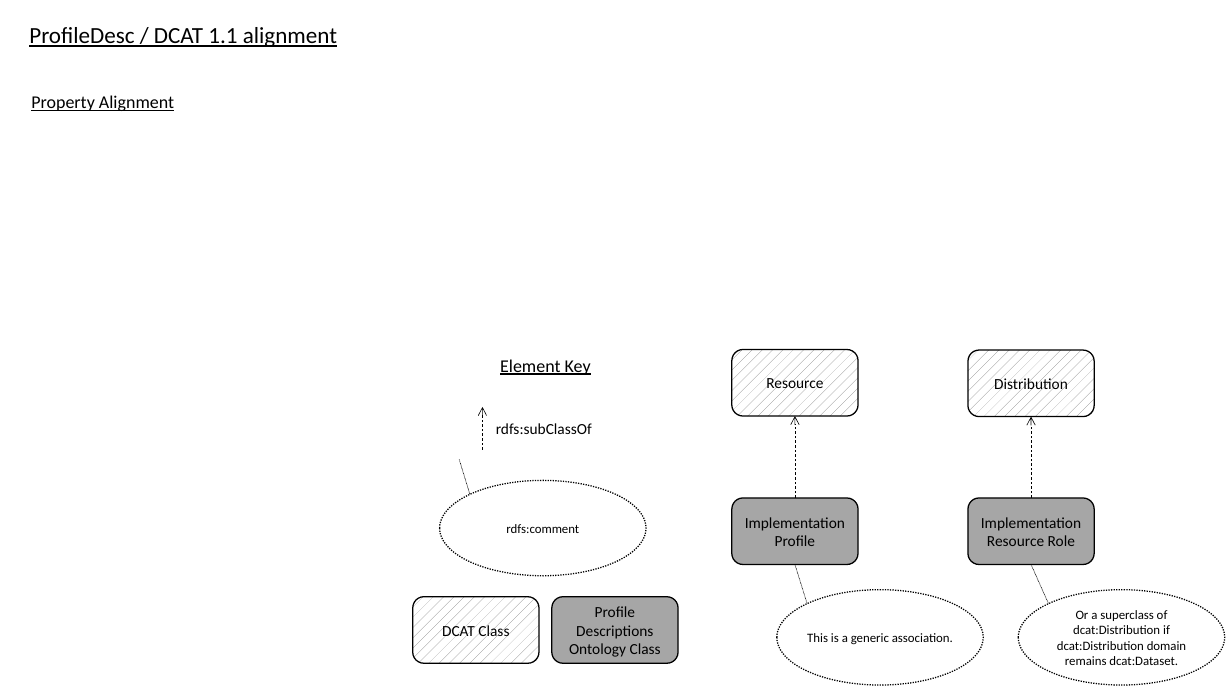
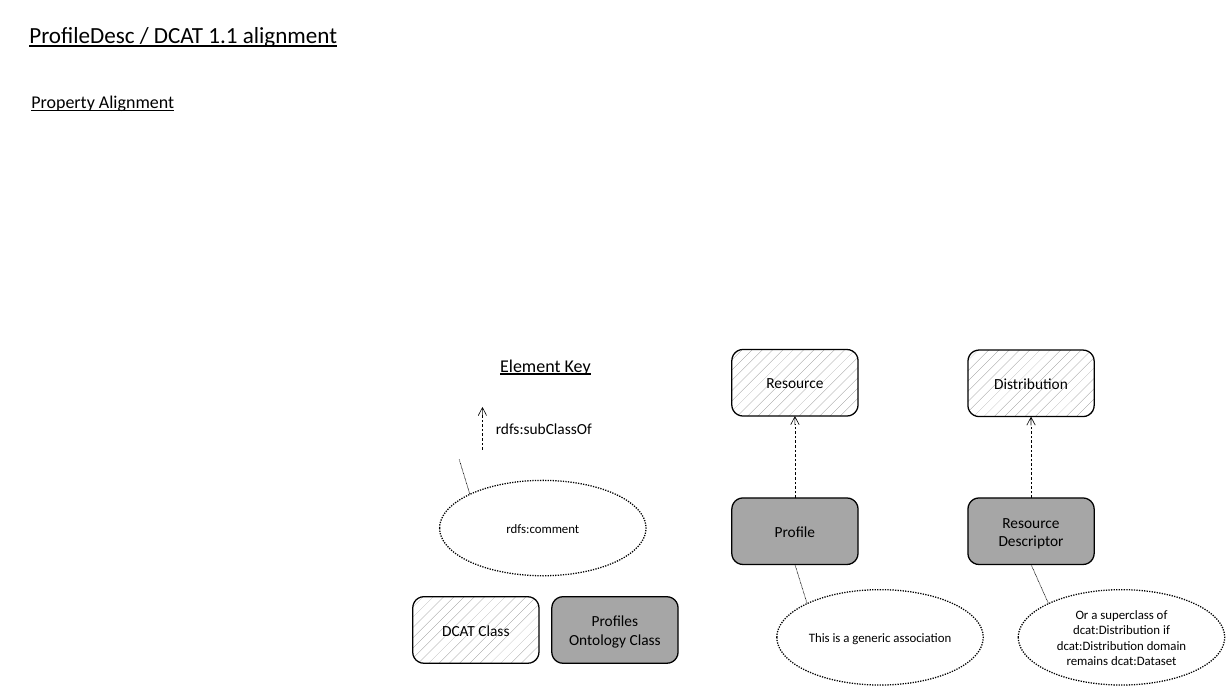
Before and after one commit to w3c/dxwg, a slide deck: slide 9 of profilesont/diagrams.pptx. Drawn at 1232x693 pixels with LibreOffice and Linux fonts; fonts in the diff are those of the drawing. Boxes give left, top, right and bottom in pixels: in the first picture for what was removed or moved away, otherwise in the second. Text is boxed around its words. In the diff, an @@ line names an element or a change of style, - is before the commit and + after.

```diff
--- a/profilesont/diagrams.pptx
+++ b/profilesont/diagrams.pptx
@@ text in rounded rectangle at [775, 526, 815, 537]: text changed @@
-Implementation Profile
+Profile
@@ text in rounded rectangle at [999, 518, 1064, 549]: text changed @@
-Implementation Resource Role
+Resource Descriptor
@@ text in rounded rectangle at [569, 615, 661, 648]: text changed @@
-Profile Descriptions Ontology Class
+Profiles Ontology Class
@@ text in ellipse at [1057, 610, 1186, 665]: text changed @@
-Or a superclass of dcat:Distribution if dcat:Distribution domain remains dcat:Dataset.
+Or a superclass of dcat:Distribution if dcat:Distribution domain remains dcat:Dataset
@@ text in ellipse at [809, 633, 951, 644]: text changed @@
-This is a generic association.
+This is a generic association
```
Also in this commit, not shown: 8 other slides changed, 12 other files.
